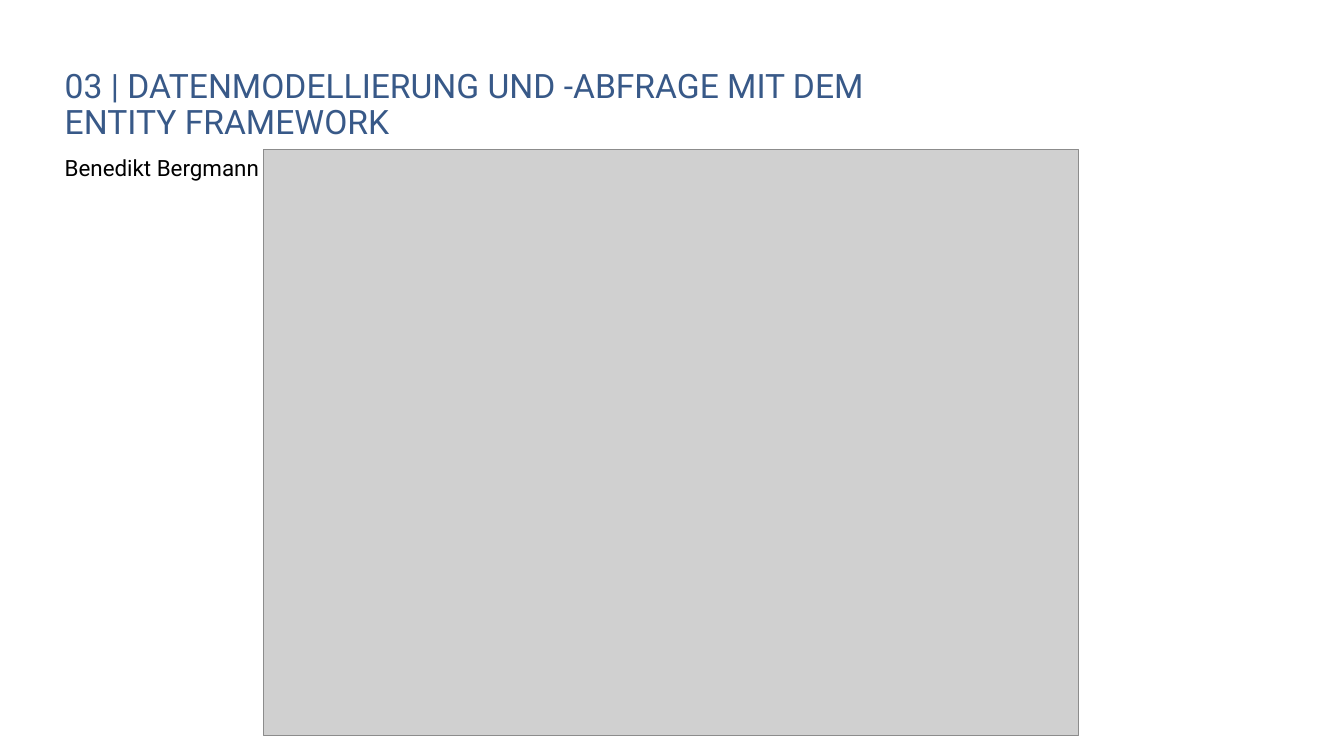
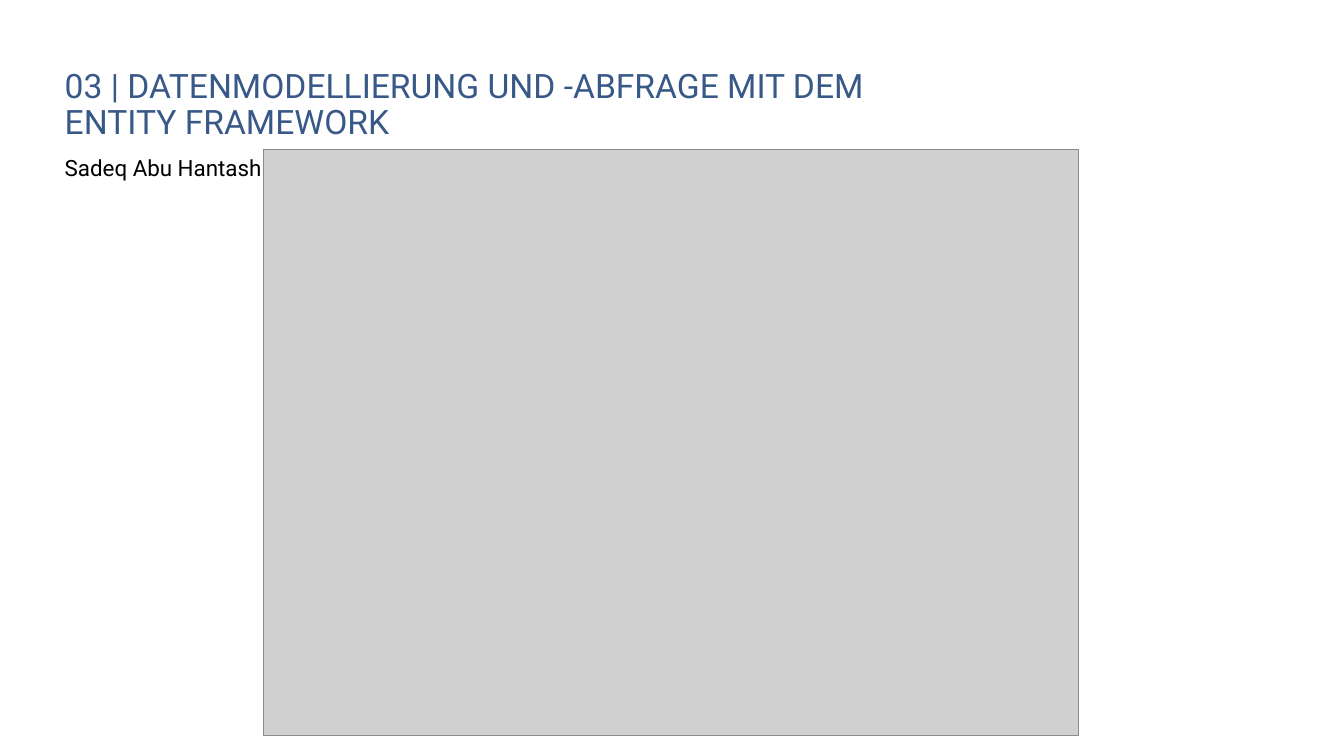
Before and after one commit to danielbeckmann/DotNETJumpStart, a slide deck: slide 3 of 03. Entity Framework/Entity Framework.pptx. Drawn at 1344x756 pixels with LibreOffice and Linux fonts; fonts in the diff are those of the drawing; grey boxes stand for pictures; background and template pictures are left out. Boxes give left, top, right and bottom in pixels: in the first picture for what was removed or moved away, otherwise in the second. Text is boxed around its words. In the diff, an @@ line names an element or a change of style, - is before the commit and + after.

```diff
--- a/03. Entity Framework/Entity Framework.pptx
+++ b/03. Entity Framework/Entity Framework.pptx
@@ subtitle at <box>65,159,262,181</box>: text changed @@
-Benedikt Bergmann
+Sadeq Abu Hantash
```
Also in this commit, not shown: 4 other files.
